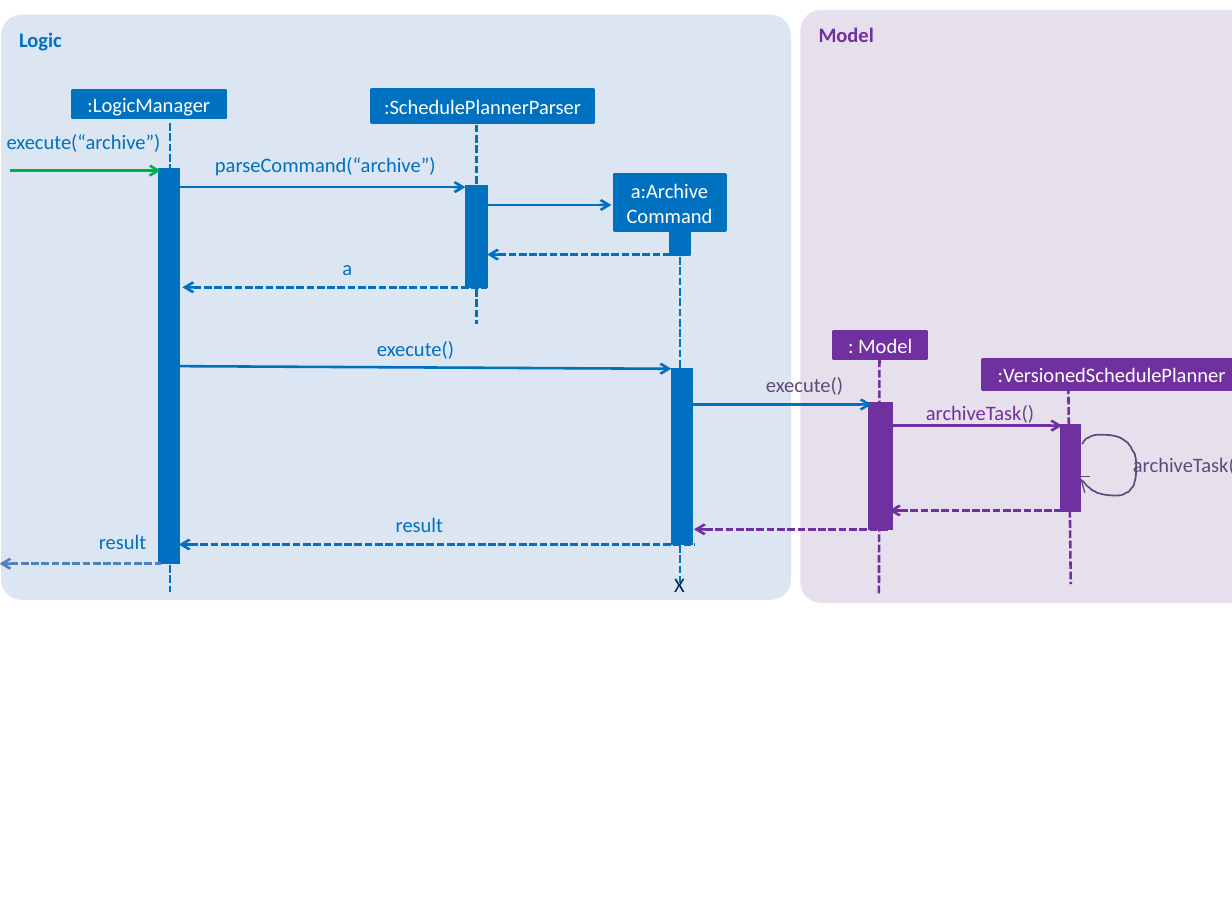
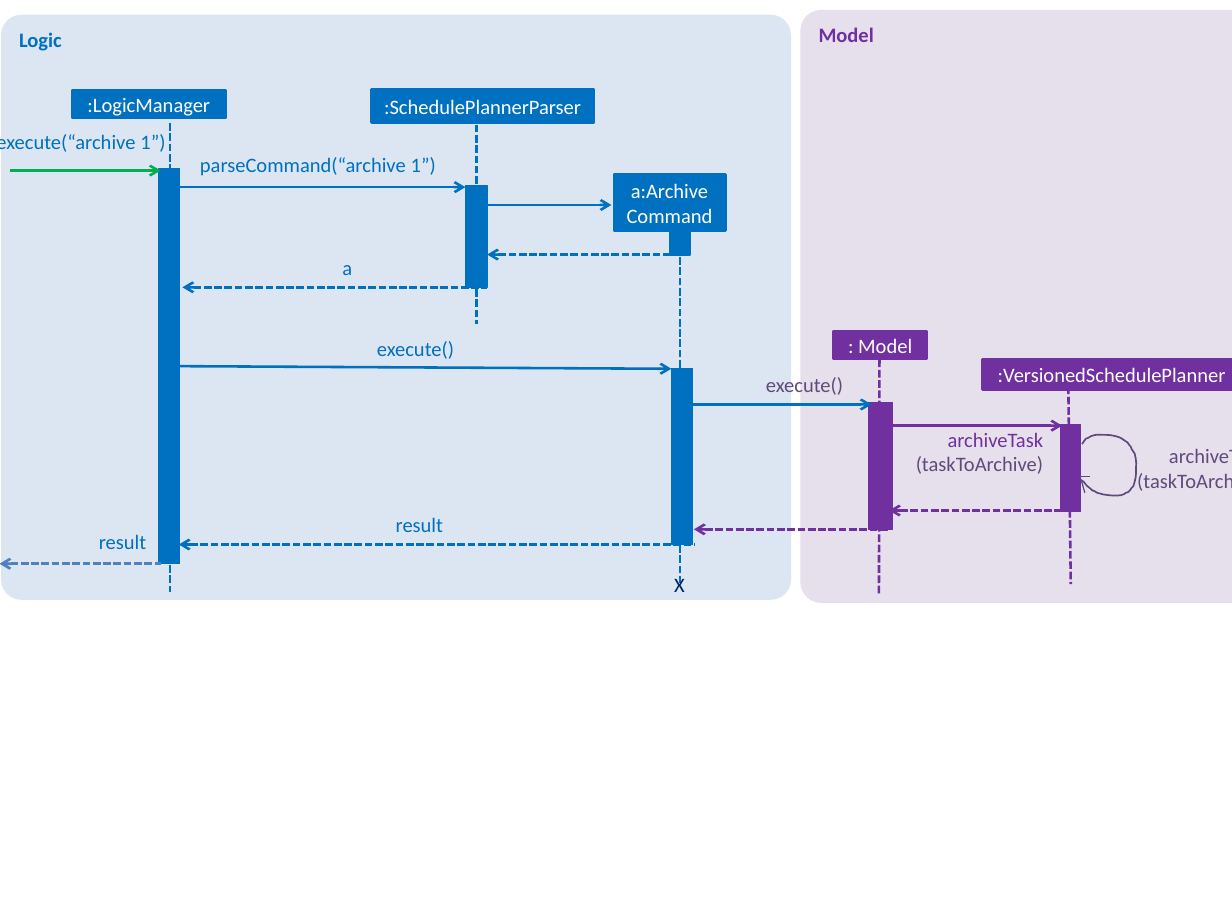
Before and after one commit to CS2103-AY1819S1-T12-3/main, a slide deck: slide 1 of images/ArchiveDiagram.png.pptx. Drawn at 1232x924 pixels with LibreOffice and Linux fonts; fonts in the diff are those of the drawing. Boxes give left, top, right and bottom in pixels: in the first picture for what was removed or moved away, otherwise in the second. Text is boxed around its words. In the diff, an @@ line names an element or a change of style, - is before the commit and + after.

```diff
--- a/images/ArchiveDiagram.png.pptx
+++ b/images/ArchiveDiagram.png.pptx
@@ text at bbox=[0, 134, 165, 152]: text changed @@
-execute(“archive”)
+execute(“archive 1”)
@@ text at bbox=[200, 157, 436, 176]: text changed @@
-parseCommand(“archive”)
+parseCommand(“archive 1”)
@@ text at bbox=[916, 432, 1044, 474]: text changed; text colour #7030A0 to #604A7B @@
-archiveTask()
+archiveTask
+(taskToArchive)
@@ text at bbox=[1133, 455, 1232, 478]: text changed @@
-archiveTask()
+archiveTask
+(taskToArchive)
```
Also in this commit, not shown: 18 other files.
